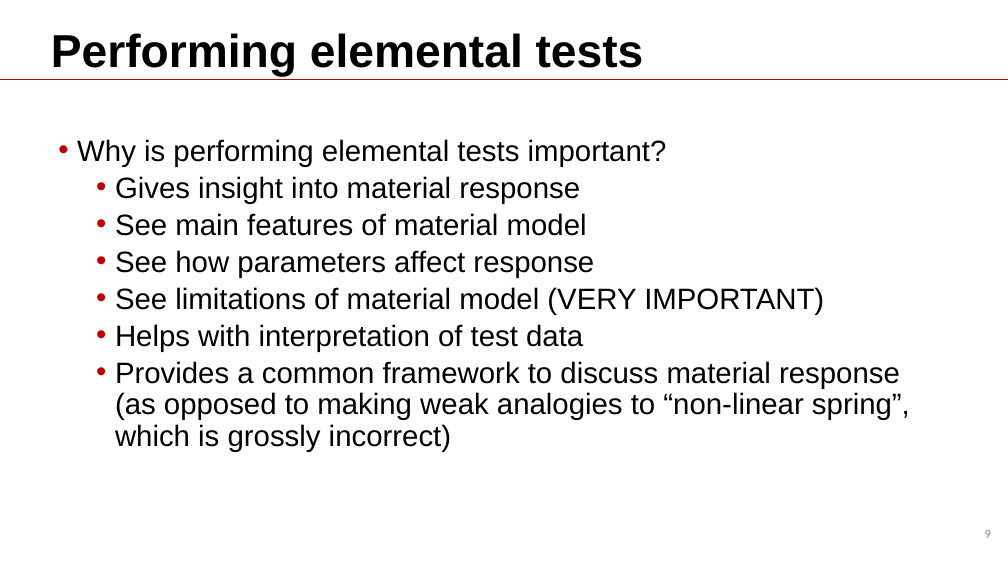
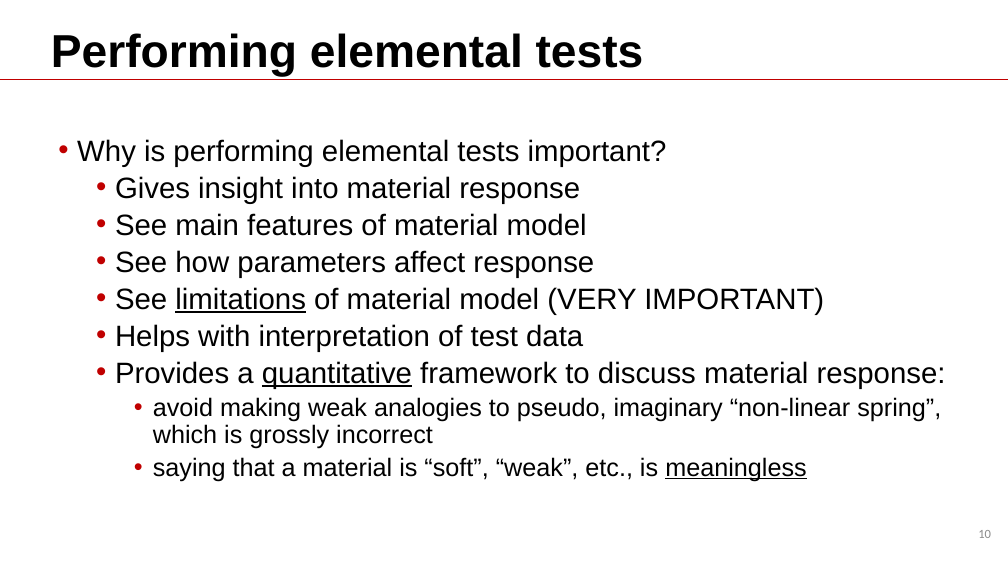
Before and after one commit to Batmanabcdefg/AbaqusTraining, a slide deck: slide 10 of Training.pptx (slide 9 before the commit). Drawn at 1008x567 pixels with LibreOffice and Linux fonts; fonts in the diff are those of the drawing; background and template pictures are left out. Boxes give left, top, right and bottom in pixels: in the first picture for what was removed or moved away, otherwise in the second. Text is boxed around its words. In the diff, an @@ line names an element or a change of style, - is before the commit and + after.

Commit message:
add doc

```diff
--- a/Training.pptx
+++ b/Training.pptx
@@ text at (x1=115, y1=287, x2=824, y2=314): underline on in "limitations" @@
@@ text at (x1=115, y1=361, x2=946, y2=481): text changed; size 28 to 24 pt @@
-  • Provides a common framework to discuss material response (as opposed to making weak analogies to “non-linear spring”, which is grossly incorrect)
+  • Provides a quantitative framework to discuss material response:
+    • avoid making weak analogies to pseudo, imaginary “non-linear spring”, which is grossly incorrect
+    • saying that a material is “soft”, “weak”, etc., is meaningless
@@ page number at (x1=978, y1=530, x2=991, y2=538): text changed @@
-9
+10
```
Also in this commit, not shown: 1 other slide changed, 4 slides added.
